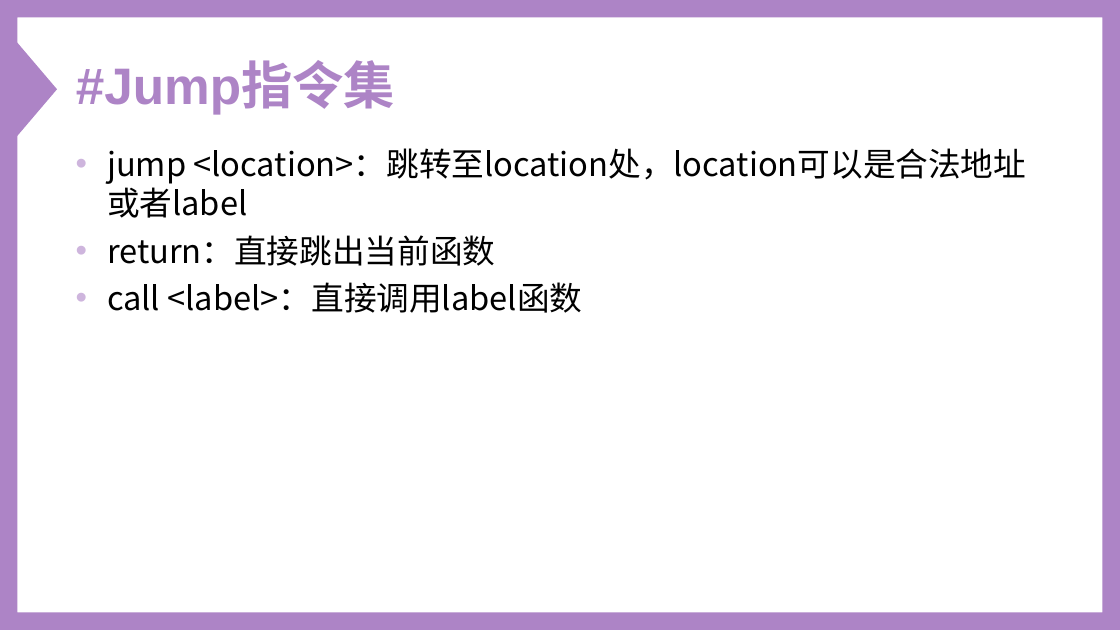
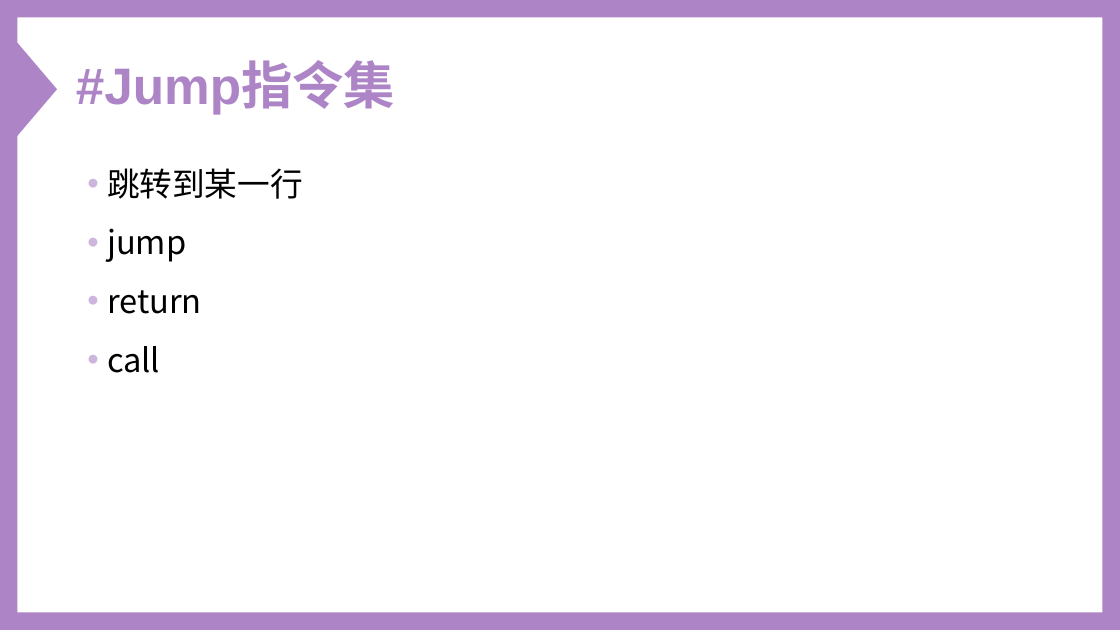
Before and after one commit to Oxer11/Y86, a slide deck: slide 9 of doc/Y-86 Simulator.ppt. Drawn at 1120x630 pixels with LibreOffice and Linux fonts; fonts in the diff are those of the drawing. Boxes give left, top, right and bottom in pixels: in the first picture for what was removed or moved away, otherwise in the second. Text is boxed around its words. In the diff, an @@ line names an element or a change of style, - is before the commit and + after.

```diff
--- a/doc/Y-86 Simulator.ppt
+++ b/doc/Y-86 Simulator.ppt
@@ freeform shape at [0, 0, 1119, 630]: outline redrawn @@
@@ text at [107, 168, 303, 373]: text changed @@
-• jump <location>：跳转至location处，location可以是合法地址或者label
-• return：直接跳出当前函数
-• call <label>：直接调用label函数
+• 跳转到某一行
+• jump
+• return
+• call
```
Also in this commit, not shown: 23 other slides changed, 1 slide added, 2 slides removed, 4 other files.
